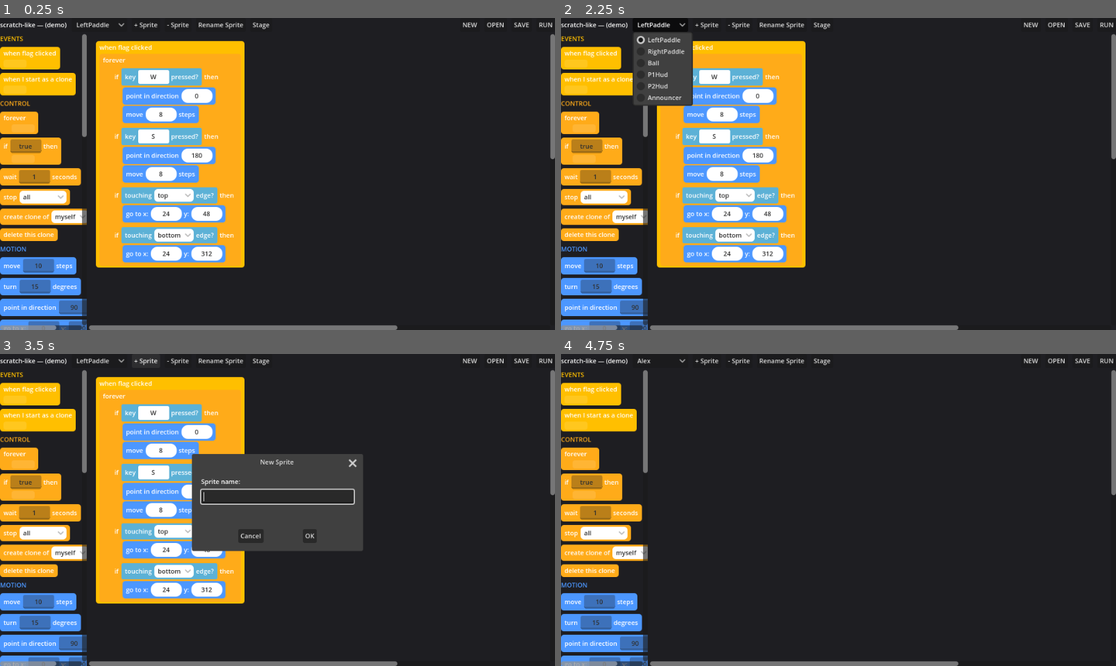
Above: before the commit, frames 1-4 (two rows, left to right).
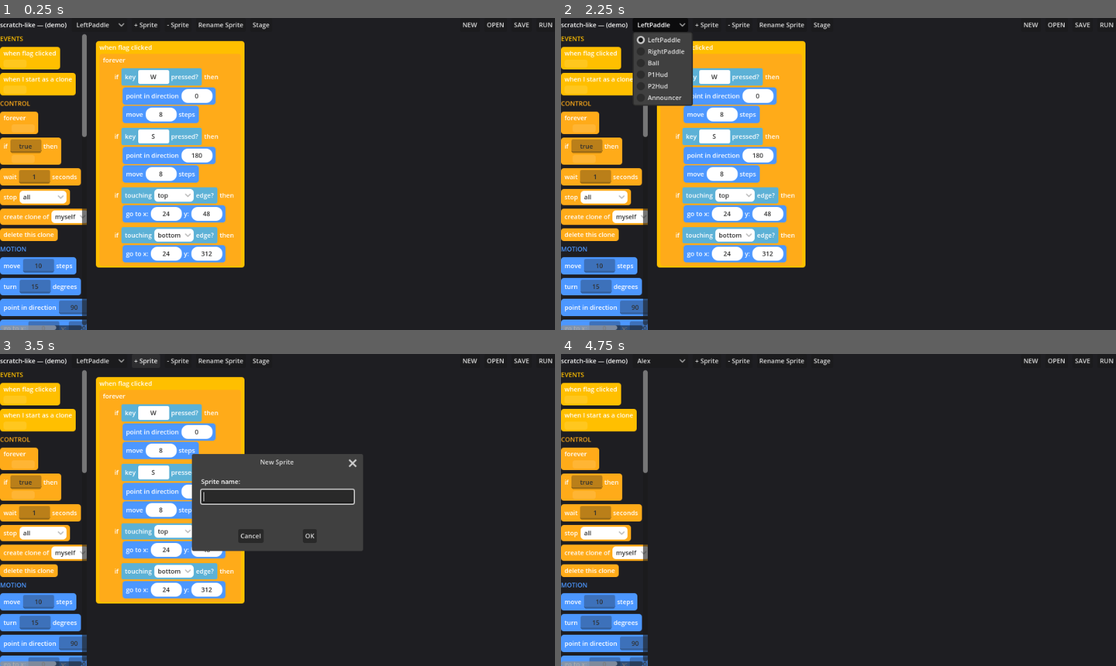
Above: after the commit, the same moments.

Repository: nedink/scratch-like
Game: Godot game, scene res://editor.tscn
Same seed, same stepped clock (60 frames per second), same inputs: the game is played once before the commit and once after it.
Inputs (mouse positions are in pixels of both pictures, inside the frame that each line leads up to):
- Up to frame 1 (0.25 s): no input
- Up to frame 2 (2.25 s): click "NEW" at 0.5 s; click "NEW" at 1.25 s; click "LeftPaddle" at 2 s
- Up to frame 3 (3.5 s): click "+ Sprite" at 2.75 s
- Up to frame 4 (4.75 s): click (838, 497) at 3.52 s; type "Alex" at 3.6 s; click "OK" at 4.25 s

The runs differ from the first frame. In frame 1, 1.2% of the frame differs, in the area x 16-100%, y 5-100%; in frame 2, 1.2%; in frame 3, 1.2%; in frame 4, 1.2%.

Commit message:
M29: evaluate arithmetic in a numeric slot
Type 2+3 / 90*2 / (5-1)/2 into a numeric (oval) literal field and
commit (Enter or focus-out) stores/shows the result. Pure editor-side
coercion change in BlockView: coerce_literal's numeric branch tries
_eval_arithmetic (whitelisted to digits/whitespace/+ - * / % ( ) before
Expression parses, so no identifier/call can resolve) after the
plain-number fast path, falling through to the string fallback on a
parse failure or non-finite result. No new opcode, no block-data-shape
change, no runtime change.

Co-Authored-By: Claude Opus 4.8 (1M context) <noreply@anthropic.com>

Diff:
--- a/editor.tscn
+++ b/editor.tscn
@@ -118,7 +118,6 @@
 
 [node name="Canvas" type="Control" parent="Page/Workspace/CanvasScroll" unique_id=1712130241]
 unique_name_in_owner = true
-custom_minimum_size = Vector2(1200, 1200)
 layout_mode = 2
 script = ExtResource("3_canvas")
 
--- a/scripts/block_canvas.gd
+++ b/scripts/block_canvas.gd
@@ -205,6 +205,7 @@
 func _render() -> void:
 	for child in _layer.get_children():
 		child.queue_free()
+	var extent := Vector2.ZERO
 	for stack in _stacks:
 		var ctrl := BlockView.build_stack(stack["blocks"])
 		_passthrough(ctrl, true)
@@ -212,6 +213,22 @@
 		_layer.add_child(ctrl)
 		ctrl.position = stack["pos"]
 		ctrl.size = ctrl.get_combined_minimum_size()
+		extent = extent.max(ctrl.position + ctrl.size)
+	_fit_to_content(extent)
+
+
+## Grow the canvas's minimum size to cover every stack (plus a margin), so the enclosing
+## ScrollContainer can always scroll to the end of the longest / lowest script — and never
+## smaller than the visible viewport, so it still fills the panel when scripts are short.
+## Without this the canvas kept a fixed minimum (editor.tscn), capping how far you could
+## scroll once a script flowed past it.
+const _CONTENT_MARGIN := 80.0
+func _fit_to_content(extent: Vector2) -> void:
+	var floor_size := Vector2.ZERO
+	var view := get_parent() as Control
+	if view != null:
+		floor_size = view.size
+	custom_minimum_size = (extent + Vector2(_CONTENT_MARGIN, _CONTENT_MARGIN)).max(floor_size)
 
 
 ## Make a rendered subtree transparent to mouse picking, so this canvas's _input sees
--- a/scripts/block_view.gd
+++ b/scripts/block_view.gd
@@ -285,20 +285,60 @@
 ## `String()`s text ones). A numeric slot keeps a number (int when whole); a bool slot
 ## maps true/false; anything else stays a String — including non-numeric text typed into
 ## a numeric slot, which keeps sentinels like point_in_direction's "bounce" expressible.
+## A numeric slot also evaluates an arithmetic expression (M29): "2+3" commits as 5, so
+## the field shows the result once _commit_literal re-stringifies it.
 static func coerce_literal(text: String, prev: Variant) -> Variant:
 	var t := text.strip_edges()
 	match typeof(prev):
 		TYPE_INT, TYPE_FLOAT:
 			if t.is_valid_float():
-				var f := t.to_float()
-				if is_finite(f) and f == floor(f):
-					return int(f)
-				return f
+				return _as_number(t.to_float())
+			var computed: Variant = _eval_arithmetic(t)
+			if computed != null:
+				return computed
 			return t
 		TYPE_BOOL:
 			return t.to_lower() == "true"
 		_:
 			return t
+
+
+## Normalize a float to the numeric-slot convention: int when whole (the interpreter
+## `float()`s it regardless), else the float.
+static func _as_number(f: float) -> Variant:
+	if is_finite(f) and f == floor(f):
+		return int(f)
+	return f
+
+
+# Only digits, whitespace, and arithmetic operators/parens — anything with a letter or
+# other symbol is rejected before parsing, so Expression can never resolve an identifier
+# or call (OS, randi, …); such text falls back to being kept as a string.
+const _ARITHMETIC_RE := r"^[0-9.+\-*/%() \t]+$"
+
+
+## Evaluate `text` as an arithmetic expression via Godot's Expression (M29). Returns a
+## finite number (int when whole) or null when the text isn't safe/evaluable arithmetic —
+## a name (the "bounce" sentinel), a parse failure, or a ÷0 → inf/nan result — so the
+## caller falls back to keeping the raw string.
+static func _eval_arithmetic(text: String) -> Variant:
+	if text.is_empty():
+		return null
+	var re := RegEx.create_from_string(_ARITHMETIC_RE)
+	if re.search(text) == null:
+		return null
+	var expr := Expression.new()
+	if expr.parse(text) != OK:
+		return null
+	var result: Variant = expr.execute([], null, false)
+	if expr.has_execute_failed():
+		return null
+	if not (result is int or result is float):
+		return null
+	var f := float(result)
+	if not is_finite(f):
+		return null
+	return _as_number(f)
 
 
 # --- Palette (M11) ---------------------------------------------------------
--- a/scripts/editor.gd
+++ b/scripts/editor.gd
@@ -33,6 +33,18 @@
 ## bigger blocks (less room) — it is the one knob for the editor's zoom. See _ready.
 const _EDITOR_SIZE := Vector2i(960, 540)
 
+## User zoom (pinch / Ctrl+scroll). The window's `content_scale_factor` multiplies *on top of*
+## the M26 `_EDITOR_SIZE` fit (1.0 = the default layout); lowering it zooms the whole editor
+## **out** — smaller blocks, more workspace visible — which is what a crowded canvas wants. We
+## only allow zooming out from the default (cap at 1.0) "a few stops" down to `_ZOOM_MIN`. Changing
+## the factor is hit-test-safe: the engine transforms GUI event positions into the same canvas
+## space the Controls lay out in, so `BlockCanvas`'s event.position-vs-get_global_rect() tests
+## (and the palette's / stage view's) stay consistent whatever the factor. See _input.
+const _ZOOM_MIN := 0.5
+const _ZOOM_MAX := 1.0
+const _ZOOM_STEP := 0.1
+var _zoom := 1.0
+
 ## The starting folder the SAVE/OPEN browser opens in when no project is bound yet (M22) — the project
 ## directory, a sensible, findable default. We deliberately impose *no* dedicated saves folder: the
 ## file browser uses full filesystem access, so the user picks where a project lives (the repo, the
@@ -273,6 +285,32 @@
 
 	# Populate the selector + canvas from the seeded project and show its first sprite.
 	_load_project_into_ui()
+
+
+## Editor zoom (M28-follow-on): pinch (trackpad magnify) or Ctrl+scroll zooms the whole editor
+## out a few stops and back. `_input` (not `_unhandled_input`) so we get the wheel before the
+## ScrollContainer would consume a plain scroll — but only with Ctrl held, so an unmodified wheel
+## still scrolls the canvas/palette as before. A magnify gesture (no chord) zooms directly. We act
+## only on these two events — never on a press/motion — so the canvas's / palette's own `_input`
+## drag spine is untouched whatever the tree order.
+func _input(event: InputEvent) -> void:
+	if event is InputEventMagnifyGesture:
+		_apply_zoom(_zoom * event.factor)
+		get_viewport().set_input_as_handled()
+	elif event is InputEventMouseButton and event.pressed and event.ctrl_pressed:
+		if event.button_index == MOUSE_BUTTON_WHEEL_UP:
+			_apply_zoom(_zoom + _ZOOM_STEP)
+			get_viewport().set_input_as_handled()
+		elif event.button_index == MOUSE_BUTTON_WHEEL_DOWN:
+			_apply_zoom(_zoom - _ZOOM_STEP)
+			get_viewport().set_input_as_handled()
+
+
+## Clamp the requested zoom to the allowed stops and push it to the shared window. Lower factor =
+## zoomed out (smaller content, more room); 1.0 is the default fit. We cap at 1.0 (out-only).
+func _apply_zoom(target: float) -> void:
+	_zoom = clampf(target, _ZOOM_MIN, _ZOOM_MAX)
+	get_window().content_scale_factor = _zoom
 
 
 ## ESC quits the program (in-game ESC instead drops back here — see Stage._unhandled_input).
--- a/scripts/pong_scripts.gd
+++ b/scripts/pong_scripts.gd
@@ -65,10 +65,10 @@
 ## colour the stage view draws behind the sprites and the game paints its viewport with at RUN.
 ## A **hex string** like the sprite colours, so it serialises straight to JSON for SAVE/OPEN (the
 ## editor stores it under a top-level "background" key); the editor seeds its working copy from
-## here and the Stage falls back to it when launched directly (no editor). The stock value matches
-## the dark stage-view backdrop the editor has always drawn, so stock Pong's look is unchanged.
+## here and the Stage falls back to it when launched directly (no editor). The stock value is
+## opaque black (`#000000ff`).
 static func background() -> String:
-	return "#0c0c12"
+	return "#000000ff"
 
 
 ## The project's stage-editor grid settings (Milestone 27): the alignment grid's visibility, snap
--- a/scripts/stage_view.gd
+++ b/scripts/stage_view.gd
@@ -60,9 +60,9 @@
 ## over the dark stage rather than a wash. The user can recolour it from the inspector.
 const _DEFAULT_GRID_COLOR := Color(0.529, 0.808, 0.980, 0.35)
 
-## The starting stage background — the dark backdrop the editor has always drawn (kept here so the
-## look is unchanged until the user recolours it; the editor seeds the real value from the project).
-const _DEFAULT_BACKGROUND := Color("#0c0c12")
+## The starting stage background — opaque black (the editor seeds the real value from the project,
+## so this is only the value shown before that injection).
+const _DEFAULT_BACKGROUND := Color("#000000ff")
 
 
 ## A thin custom-draw layer that paints the alignment grid behind the sprites, clipped to the stage
@@ -422,8 +422,9 @@
 ## right/bottom edges, keeping the **top-left corner anchored** (the sprite grows right and downward) —
 ## unless **Alt** is held, which resizes about the fixed centre (growing in all directions). Either
 ## resize locks to the sprite's starting aspect ratio while **Shift** is held (via _lock_aspect, M28).
-## Both go through _snap_model, which snaps the dragged corner to the grid when Snap is on (else rounds
-## to the nearest whole pixel) — so the model stays the int shape PongScripts uses and Stage reads with
+## Both go through _snap_model, which snaps a corner to the grid when Snap is on (a move snaps the
+## sprite's top-left corner, a resize the dragged corner; else rounds to the nearest whole pixel) — so
+## the model stays the int shape PongScripts uses and Stage reads with
 ## int(...). The editor's inspector tracks via the on_geometry_changed callback.
 func _update_drag(global_point: Vector2) -> void:
 	if _drag_index < 0 or _drag_index >= _sprites.size():
@@ -431,10 +432,15 @@
 	var entry: Dictionary = _sprites[_drag_index]
 	var m := _global_to_model(global_point)
 	if _drag_mode == "move":
-		# Snap the sprite's centre (its position) to the grid so the position lands on a grid line.
+		# Snap the sprite's **top-left corner** to the grid (not its centre) so its visible edges land on
+		# grid lines — the tile/image-editor convention, and consistent with how a resize snaps the
+		# dragged corner. Snapping the centre only aligns the edges when w/h are even multiples of the
+		# step. The model stores x/y as the centre, so we snap the corner then derive the centre back.
 		var centre := m + _grab_offset_model
-		entry["x"] = _snap_model(centre.x)
-		entry["y"] = _snap_model(centre.y)
+		var left := _snap_model(centre.x - float(entry["w"]) * 0.5)
+		var top := _snap_model(centre.y - float(entry["h"]) * 0.5)
+		entry["x"] = roundi(left + float(entry["w"]) * 0.5)
+		entry["y"] = roundi(top + float(entry["h"]) * 0.5)
 	elif Input.is_key_pressed(KEY_ALT):
 		# Alt: resize about the fixed centre — derive w/h from the dragged corner's distance to the
 		# centre (doubled), so the sprite grows symmetrically and the position never moves.
Not shown, changed: CLAUDE.md
